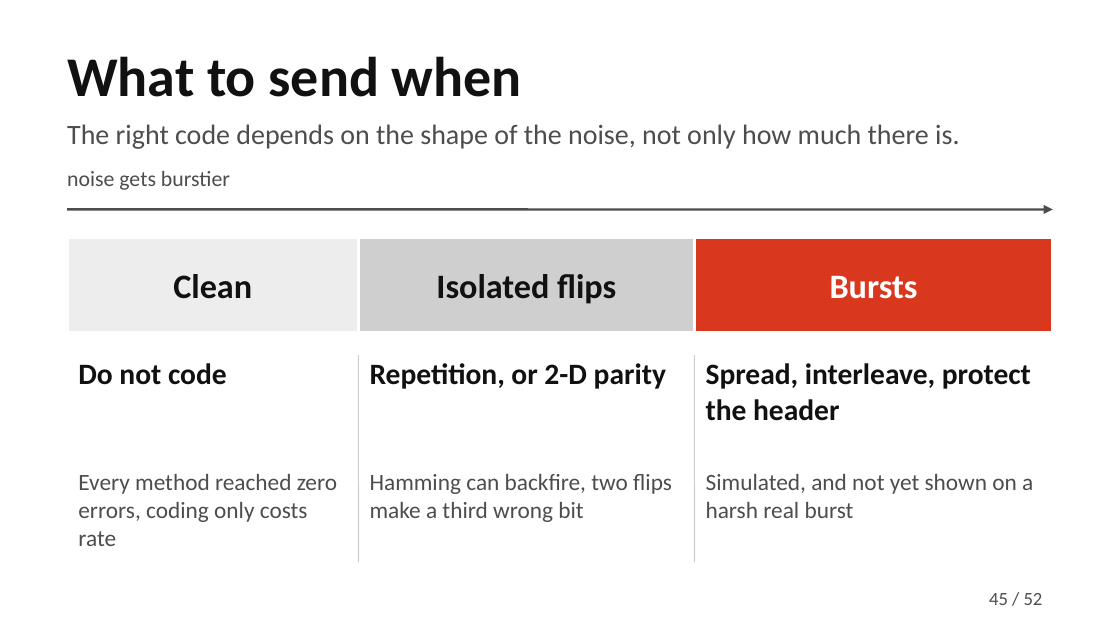
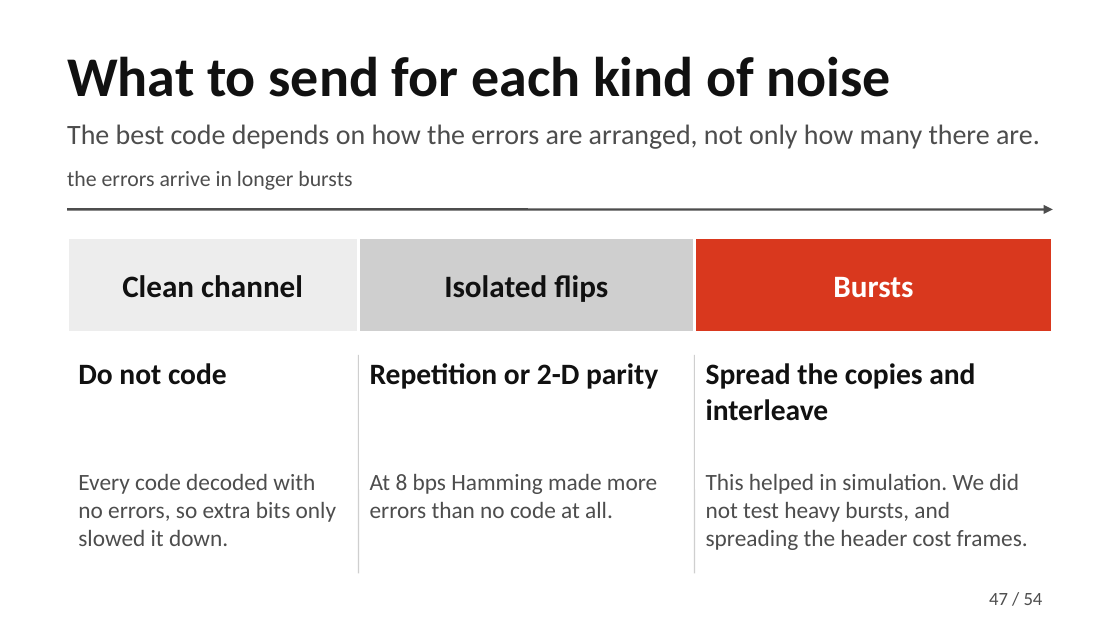
Before and after one commit to MuhammadMaazA/SamplingCW, a slide deck: slide 47 of presentation/gridlink-presentation.pptx (slide 45 before the commit). Drawn at 1120x630 pixels with LibreOffice and Linux fonts; fonts in the diff are those of the drawing. Boxes give left, top, right and bottom in pixels: in the first picture for what was removed or moved away, otherwise in the second. Text is boxed around its words. In the diff, an @@ line names an element or a change of style, - is before the commit and + after.

```diff
--- a/presentation/gridlink-presentation.pptx
+++ b/presentation/gridlink-presentation.pptx
@@ title at [67, 56, 891, 97]: text changed @@
-What to send when
+What to send for each kind of noise
@@ text at [67, 124, 1040, 149]: text changed @@
-The right code depends on the shape of the noise, not only how much there is.
+The best code depends on how the errors are arranged, not only how many there are.
@@ text at [67, 171, 352, 190]: text changed @@
-noise gets burstier
+the errors arrive in longer bursts
@@ rectangle "Isolated flips" at [358, 237, 694, 333]: size 22 to 20 pt @@
@@ rectangle "Bursts" at [694, 237, 1053, 333]: size 22 to 20 pt @@
@@ text in rectangle at [122, 275, 303, 298]: text changed; size 22 to 20 pt @@
-Clean
+Clean channel
@@ line moved from (358, 355) - (358, 562) to (358, 355) - (358, 573) @@
@@ line moved from (694, 355) - (694, 562) to (694, 355) - (694, 573) @@
@@ text at [370, 363, 658, 389]: text changed @@
-Repetition, or 2-D parity
+Repetition or 2-D parity
@@ text at [706, 363, 975, 421]: text changed @@
-Spread, interleave, protect the header
+Spread the copies and interleave
@@ text at [78, 474, 336, 546]: text changed @@
-Every method reached zero errors, coding only costs rate
+Every code decoded with no errors, so extra bits only slowed it down.
@@ text at [370, 474, 657, 518]: text changed @@
-Hamming can backfire, two flips make a third wrong bit
+At 8 bps Hamming made more errors than no code at all.
@@ text at [706, 474, 1028, 550]: text changed @@
-Simulated, and not yet shown on a harsh real burst
+This helped in simulation. We did not test heavy bursts, and spreading the header cost frames.
@@ page number at [989, 593, 1008, 605]: text changed @@
-45
+47
@@ text at [1024, 593, 1043, 605]: text changed @@
-/ 52
+/ 54
```
Also in this commit, not shown: 40 other slides changed, 13 slides added, 11 slides removed, 42 other files.
